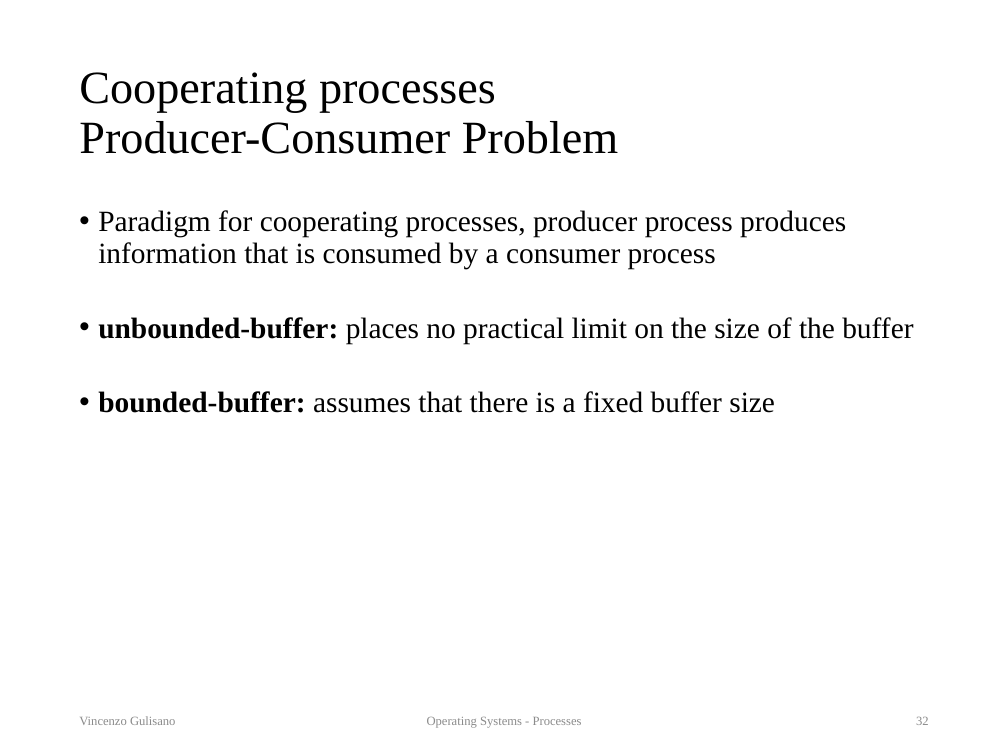
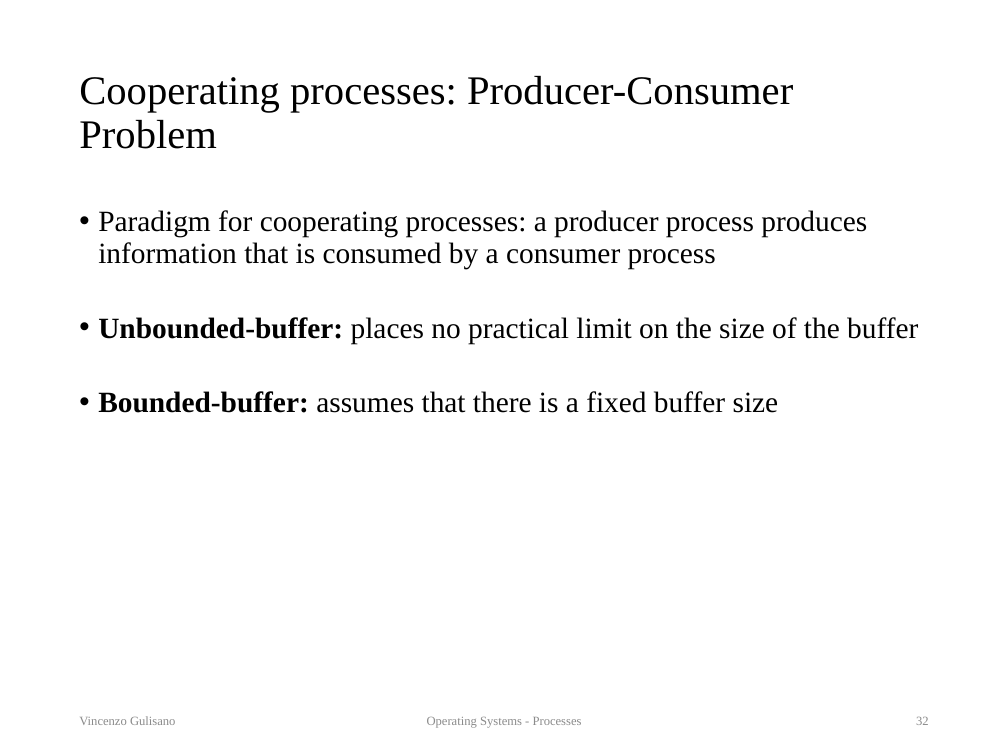
Before and after one commit to vincenzo-gulisano/os_material, a slide deck: slide 32 of slides/processes.pptx. Drawn at 1008x756 pixels with LibreOffice and Linux fonts; fonts in the diff are those of the drawing. Boxes give left, top, right and bottom in pixels: in the first picture for what was removed or moved away, otherwise in the second. Text is boxed around its words. In the diff, an @@ line names an element or a change of style, - is before the commit and + after.

Commit message:
Polished processes slides (mainly typos and broken sentences, but also some sentence that was possibly confusing / over-simplifying). Slightly updated exerices at the end too

```diff
--- a/slides/processes.pptx
+++ b/slides/processes.pptx
@@ title at (79,75,793,149): text changed; size 33 to 29 pt @@
-Cooperating processes
-Producer-Consumer Problem
+Cooperating processes: Producer-Consumer Problem
@@ text at (98,210,918,413): text changed @@
-• Paradigm for cooperating processes, producer process produces information that is consumed by a consumer process
-• unbounded-buffer: places no practical limit on the size of the buffer
-• bounded-buffer: assumes that there is a fixed buffer size
+• Paradigm for cooperating processes: a producer process produces information that is consumed by a consumer process
+• Unbounded-buffer: places no practical limit on the size of the buffer
+• Bounded-buffer: assumes that there is a fixed buffer size
```
Also in this commit, not shown: 39 other slides changed, 3 other files.
